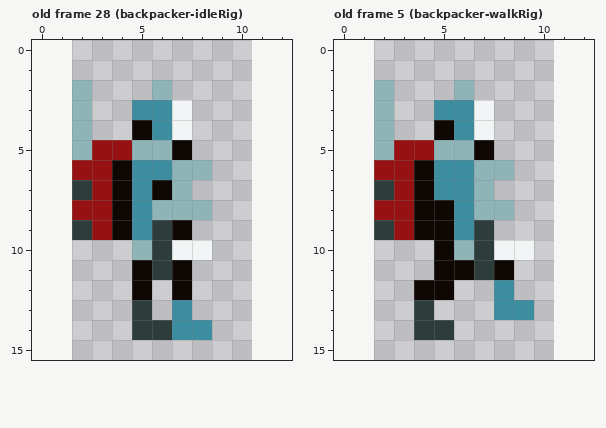
A pixel-art file gets an edit: assets/atlas/backpacker.aseprite. That is the earlier state.
9x16 pixels, 54 frames. Shown: old frame 28 (backpacker-idleRig), old frame 5 (backpacker-walkRig). The old version is drawn lined up with the new one, on the new canvas.
After:
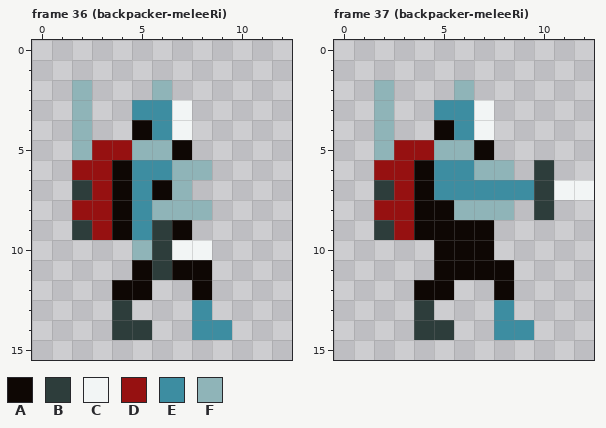
Palette (. is transparent): A #0e0704  B #2d3d3b  C #f2f5f5  D #961111  E #3d8da1  F #8fb4b8
A new or re-ordered frame is compared with the old frame closest to it.
The author wrote: [Backpacker] add attack animation asset
The exact change:
canvas 9x16 -> 13x16, the old top-left corner now at 2,0
frames 54 -> 56
Frame 36 (backpacker-meleeRi) is new; against old frame 28 (backpacker-idleRig):
The edit adds colour A in row 11 at x 8; in row 12 at x 4 and 8.
The edit adds colour B in rows 13 to 14 at x 4.
The edit adds colour E in row 13 at x 8; in row 14 at x 9.
The author cleared colour A in row 12 at x 7.
The author cleared colour B in row 13 at x 5; in row 14 at x 6.
The author cleared colour E in rows 13 to 14 at x 7.
Frame 37 (backpacker-meleeRi) is new; against old frame 5 (backpacker-walkRig):
Colour B gives way to colour A in rows 9 to 11 at x 7.
Colour E gives way to colour A in row 9 at x 6; in row 12 at x 8.
Colour F gives way to colour A in row 10 at x 6.
The edit adds colour B in rows 6 to 8 at x 10.
The edit adds colour C in row 7 at x 11 to 12.
The edit adds colour E in row 7 at x 8 to 9; in row 14 at x 8 to 9.
Colour F gives way to colour E in row 7 at x 7.
Colour E gives way to colour F in row 8 at x 6.
The author cleared colour C in row 10 at x 8 to 9.
The author cleared colour E in row 13 at x 9.
Changed places in both pictures, as pixel boxes (x1, y1, x2, y2):
changed: (112, 260, 232, 340)
changed: (454, 160, 594, 340)
